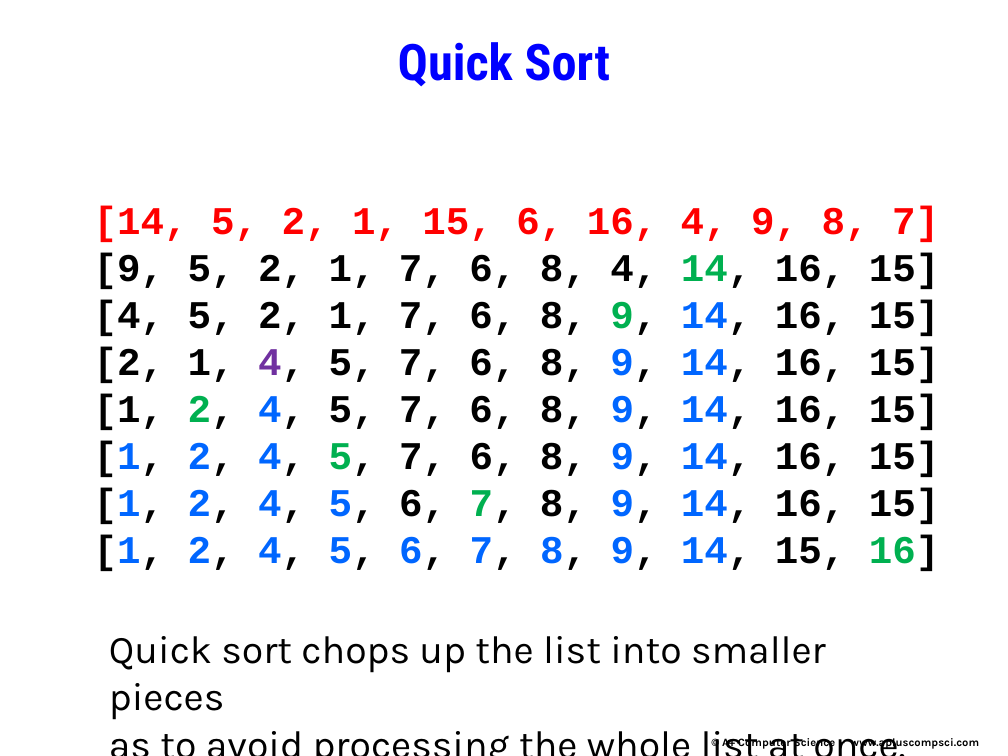
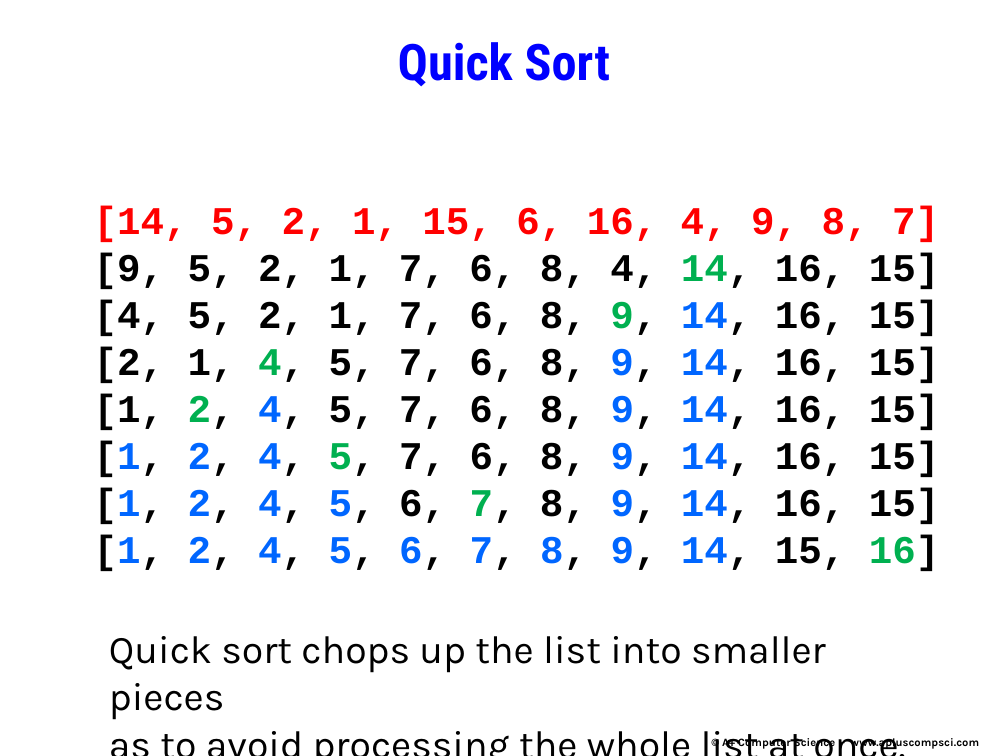
Before and after one commit to Cy-FairCS/cs3, a slide deck: slide 6 of u10b_sorts/notes/nlogn_quickSort/nlogn_quickSort.pptx. Drawn at 1008x756 pixels with LibreOffice and Linux fonts; fonts in the diff are those of the drawing. Boxes give left, top, right and bottom in pixels: in the first picture for what was removed or moved away, otherwise in the second. Text is boxed around its words. In the diff, an @@ line names an element or a change of style, - is before the commit and + after.

```diff
--- a/u10b_sorts/notes/nlogn_quickSort/nlogn_quickSort.pptx
+++ b/u10b_sorts/notes/nlogn_quickSort/nlogn_quickSort.pptx
@@ text "[14, 5, 2, 1, 15, ..." at (x1=94, y1=206, x2=940, y2=571): text colour #7030A0 to #00B050 in "4," @@
```
Also in this commit, not shown: 3 other slides changed, 27 other files.
